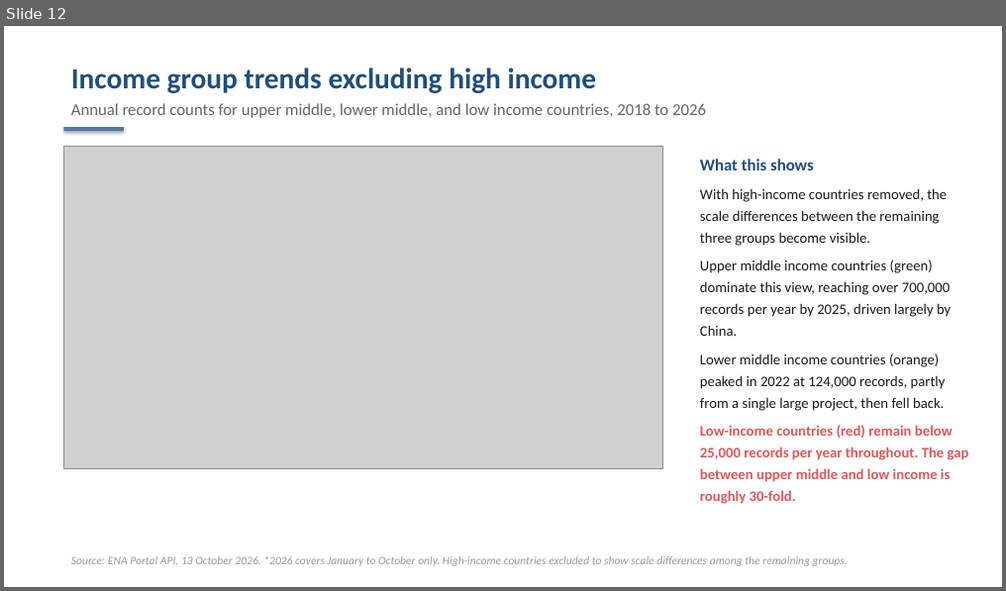
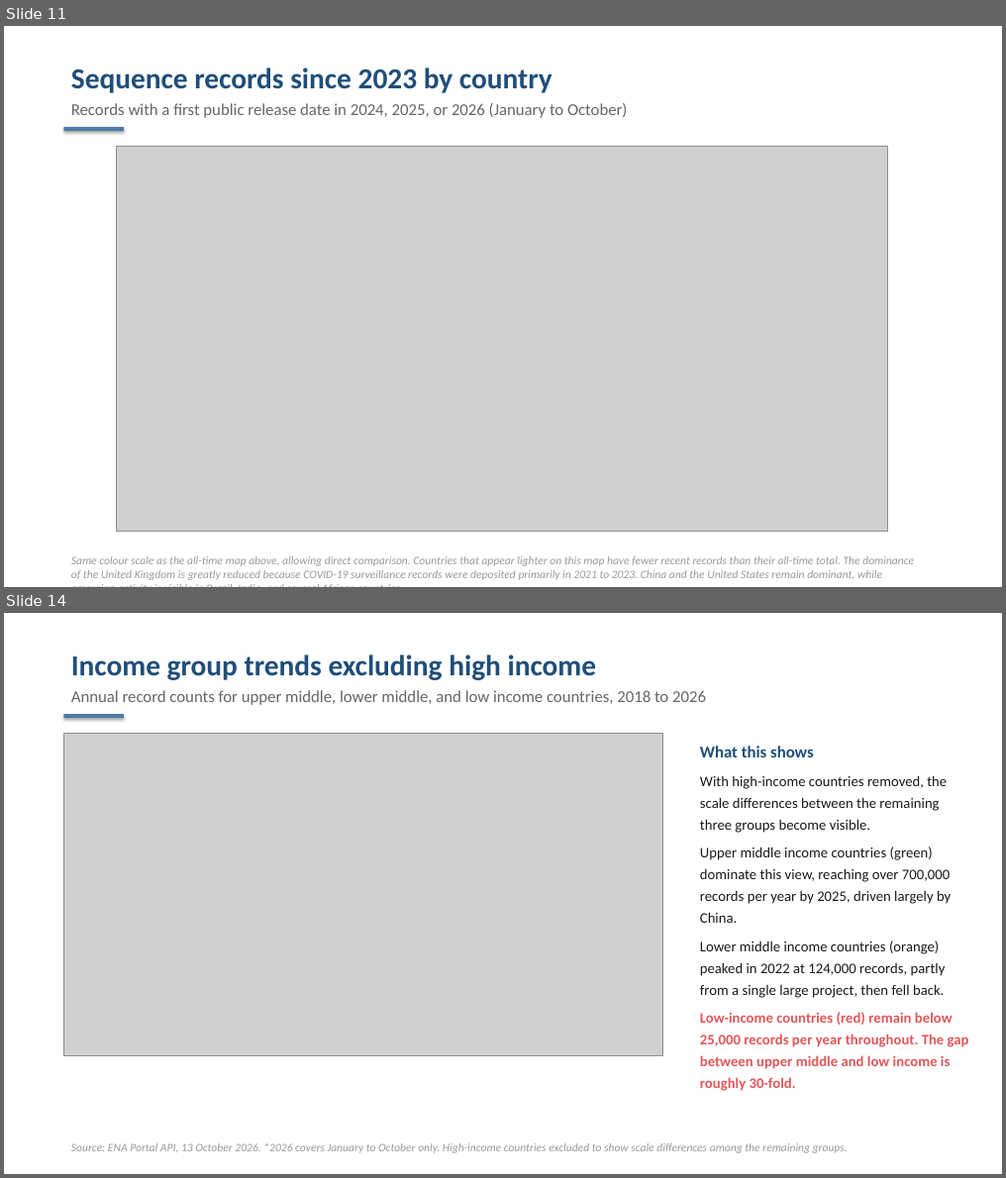
Before and after one commit to j-kind/insdc-provenance-cali-fund, a slide deck: pipeline/output/DRAFT_global_sequence_accessions.pptx. Shown one above the other, each under a label of ours: slide 12 before the commit, slides 11 and 14 after it; the slides between them are not shown. The pictures are 1006x591 and 1006x1178 pixels, drawn with LibreOffice and Linux fonts; fonts in the diff are those of the drawing; grey boxes stand for pictures. Boxes give left, top, right and bottom in pixels: in the first picture for what was removed or moved away, otherwise in the second. Text is boxed around its words. In the diff, an @@ line names an element or a change of style, - is before the commit and + after.

Commit message:
Update presentation: three-line no-country chart, substitution effect, vocabulary enforcement
- Chart now shows no-field, "missing" placeholder, and combined no-usable-country lines
- New slide: substitution effect (compulsory field reduced absences but created placeholders)
- New slide: controlled vocabulary vs free text in practice, with enforcement recommendation
- Presentation now 25 slides

```diff
--- a/pipeline/output/DRAFT_global_sequence_accessions.pptx
+++ b/pipeline/output/DRAFT_global_sequence_accessions.pptx
@@ slide 11 added at <box>4,26,1002,587</box>, background #FFFFFF @@
@@ text added at <box>71,68,627,118</box>, 16 pt, text #666666 @@
+Sequence records since 2023 by country
+Records with a first public release date in 2024, 2025, or 2026 (January to October)
@@ rectangle added at <box>63,127,124,132</box>, fill #4E79A7 @@
@@ picture added at <box>116,146,887,531</box> @@
@@ text added at <box>71,557,914,580</box>, 11 pt, text #999999, italic @@
+Same colour scale as the all-time map above, allowing direct comparison. Countries that appear lighter on this map have fewer recent records than their all-time total. The dominance of the United Kingdom is greatly reduced because COVID-19 surveillance records were deposited primarily in 2021 to 2023. China and the United States remain dominant, while emerging activity is visible in Brazil, India, and several African countries.
@@ what was slide 12 is now slide 14 @@
```
Also in this commit, not shown: 10 slides changed, 2 other slides added, 1 slide removed, 1 other file.
